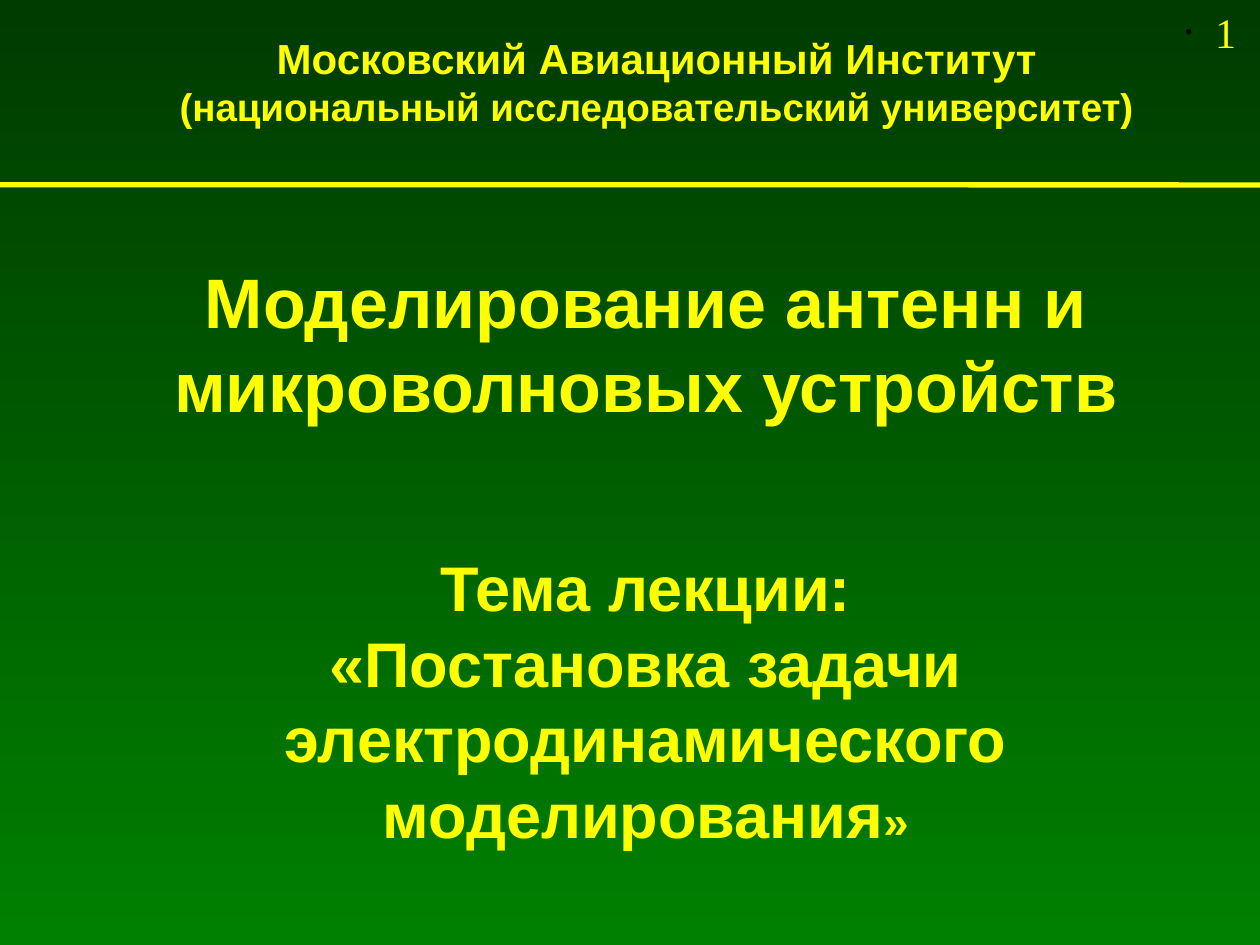
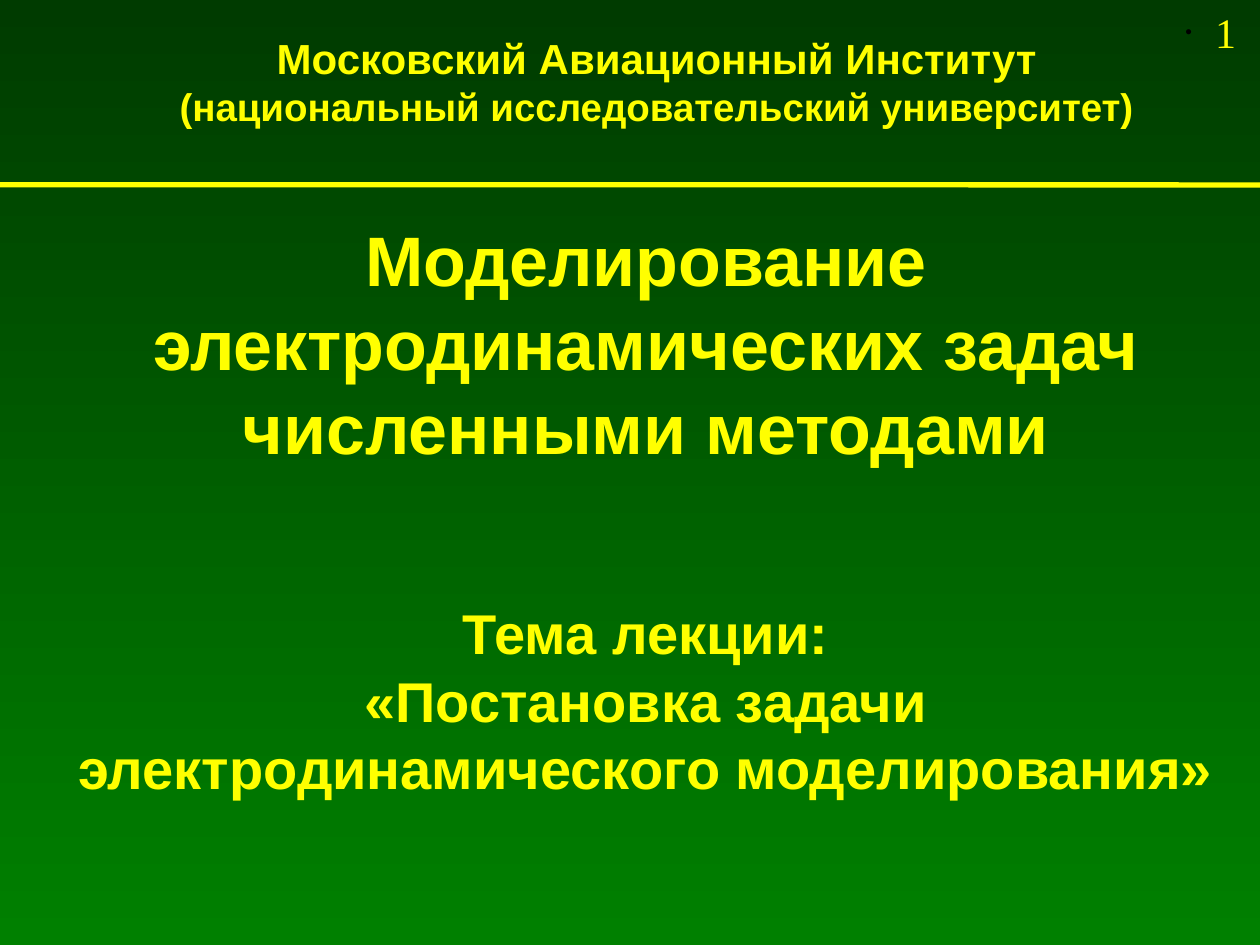
Before and after one commit to andris0147sv/modelling, a slide deck: slide 1 of presentations/1. Problem Statement.odp. Drawn at 1260x945 pixels with LibreOffice and Linux fonts; fonts in the diff are those of the drawing. Boxes give left, top, right and bottom in pixels: in the first picture for what was removed or moved away, otherwise in the second. Text is boxed around its words. In the diff, an @@ line names an element or a change of style, - is before the commit and + after.

Commit message:
Дополнение в презентации про постановку задачи

```diff
--- a/presentations/1. Problem Statement.odp
+++ b/presentations/1. Problem Statement.odp
@@ text at [153,238,1138,467]: text changed @@
-Моделирование антенн и микроволновых устройств
+Моделирование электродинамических задач численными методами
@@ text "Тема лекции:" at [78,615,1212,800]: size 36 to 32 pt; size 26 to 32 pt in "моделирования»" @@
```
Also in this commit, not shown: 10 other slides changed, 2 slides added.
